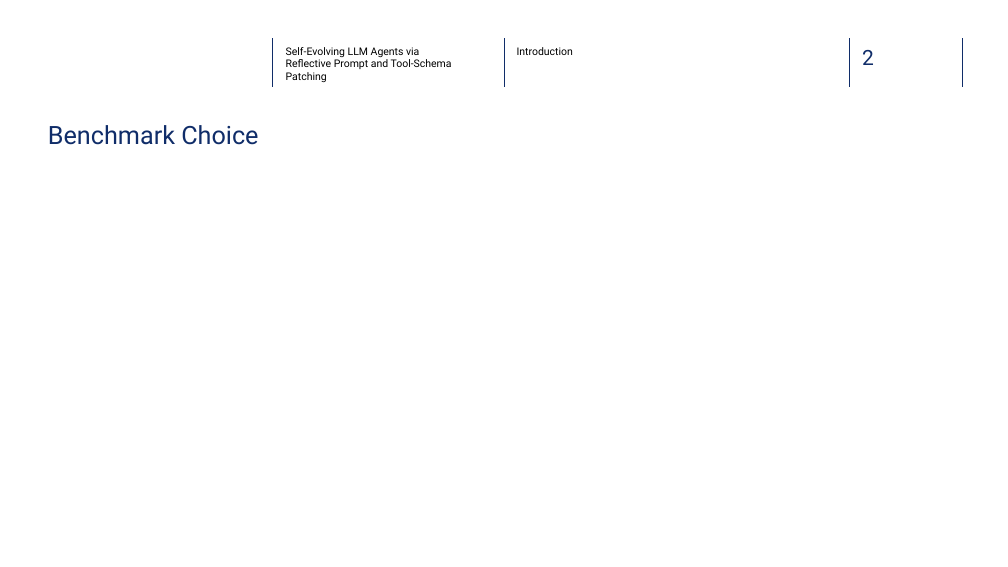
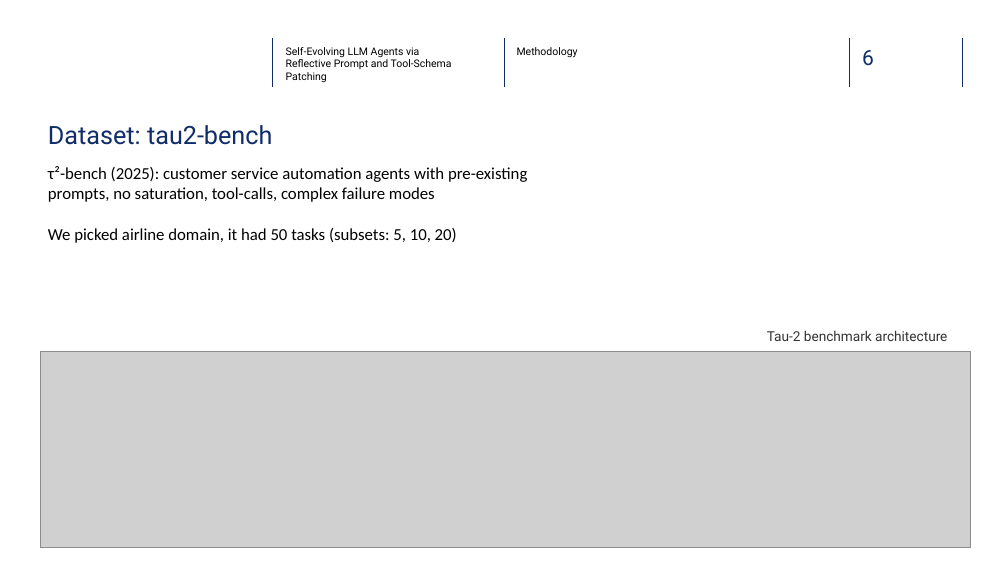
Before and after one commit to glebdementev/tau-evo, a slide deck: slide 6 of slides/defense.pptx (slide 7 before the commit). Drawn at 1008x567 pixels with LibreOffice and Linux fonts; fonts in the diff are those of the drawing; grey boxes stand for pictures; background and template pictures are left out. Boxes give left, top, right and bottom in pixels: in the first picture for what was removed or moved away, otherwise in the second. Text is boxed around its words. In the diff, an @@ line names an element or a change of style, - is before the commit and + after.

```diff
--- a/slides/defense.pptx
+++ b/slides/defense.pptx
@@ text at [517, 47, 578, 58]: text changed @@
-Introduction
+Methodology
@@ text at [862, 50, 874, 66]: text changed @@
-2
+6
@@ text at [48, 125, 272, 145]: text changed @@
-Benchmark Choice
+Dataset: tau2-bench
@@ text added at [48, 166, 527, 243], 16 pt, text #000000 @@
+τ²-bench (2025): customer service automation agents with pre-existing prompts, no saturation, tool-calls, complex failure modes
+We picked airline domain, it had 50 tasks (subsets: 5, 10, 20)
@@ picture added at [41, 352, 971, 547] @@
@@ text added at [767, 330, 947, 341], 13 pt, text #333333 @@
+Tau-2 benchmark architecture
```
Also in this commit, not shown: 7 other slides changed, 7 slides added, 1 slide removed, 20 other files.
